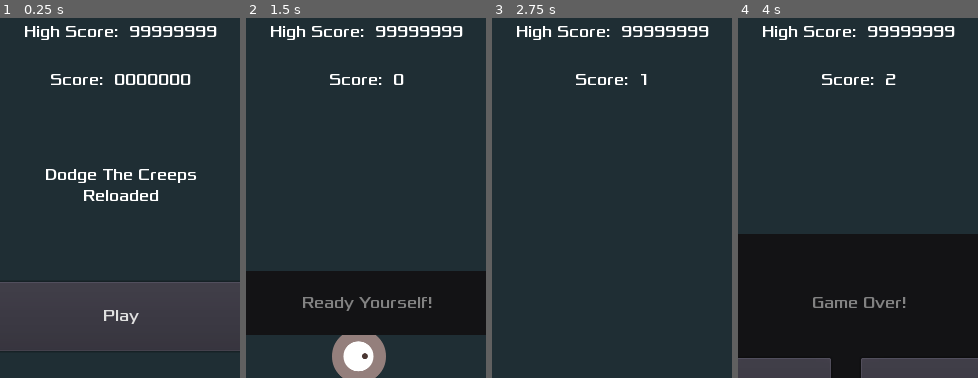
Above: before the commit, frames 1-4 (left to right).
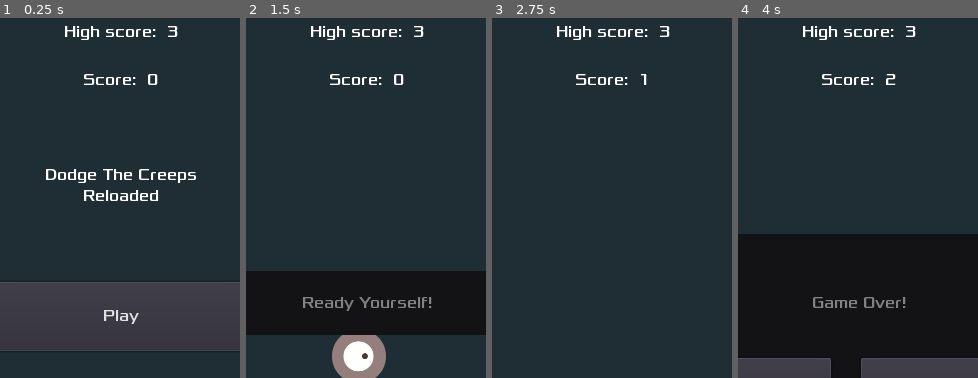
Above: after the commit, the same moments.

Repository: AlixBarreaux/dodge-the-beasties
Game: Godot game, scene res://Scenes/Main.tscn
Two runs of this game, one before a commit and one after it. Both use one fixed random seed, a clock stepped at 60 frames per second and the inputs below.
Inputs:
- Up to frame 1 (0.25 s): no input
- Up to frame 2 (1.5 s): click "Play" at 0.5 s; tap Enter at 1.25 s; hold D (move_right) from 1.28 s (still down)
- Up to frame 3 (2.75 s): release D (move_right) at 2.03 s; hold S (move_down) from 2.03 s (still down)
- Up to frame 4 (4 s): release S (move_down) at 2.78 s; hold D (move_right) 2.78-3.53 s; hold Z (move_up) from 3.53 s (still down)
The pictures show only the part of the screen within x 25-75%, y 3-53%; the shares and areas given below are measured in that part.

The runs differ from the first frame. In frame 1, 2.3% of the frame differs, in the area x 10-91%, y 2-19%; in frame 2, 1.3%; in frame 3, 1.3%; in frame 4, 1.3%.

Commit message:
Add high score system with save file

Diff:
--- a/Scripts/hud.gd
+++ b/Scripts/hud.gd
@@ -48,7 +48,6 @@
 
 
 func update_high_score(high_score: int) -> void:
-	print("update_high_score() triggered")
 	high_score_label.bbcode_text = "[center]High score:  " + str(high_score) + "[/center]"
 	return
 
--- a/Scripts/main.gd
+++ b/Scripts/main.gd
@@ -5,9 +5,10 @@
 
 
 export var mob_scene: PackedScene = null
+export var default_high_score_value: int = 3
 
 var score: int = 0
-var high_score: int = 3
+onready var high_score: int = load_high_score()
 
 
 # Node References:
@@ -20,6 +21,7 @@
 func _ready() -> void:
 	randomize()
 	self._initialize_signals()
+	self._initialize()
 
 
 ############################### DECLARE FUNCTIONS ##############################
@@ -30,8 +32,15 @@
 	return
 
 
+func _initialize() -> void:
+	hud.update_score(self.score)
+	hud.update_high_score(self.high_score)
+	return
+
+
 func new_game() -> void:
 	self.score = 0
+	is_high_score_beat = false
 	hud.update_score(self.score)
 
 	get_tree().call_group("mobs", "queue_free")
@@ -53,6 +62,44 @@
 	$ScoreTimer.stop()
 	$Music.stop()
 	$DeathSound.play()
+
+	if is_high_score_beat:
+		save_high_score(high_score)
+
+
+const SAVE_FILE_DIRECTORY: String = "user://"
+const SAVE_FILE_PATH: String = SAVE_FILE_DIRECTORY + "save.bin"
+
+func save_high_score(value: int) -> void:
+	print("Saving high score!")
+
+	var _save_file: File = File.new()
+	_save_file.open(SAVE_FILE_PATH, File.WRITE)
+	_save_file.store_32(value)
+	_save_file.close()
+
+	return
+
+
+func load_high_score() -> int:
+	var _save_file: File = File.new()
+
+	if not _save_file.file_exists(SAVE_FILE_PATH):
+		print("The save file doesn't exist! Creating it.")
+		save_high_score(default_high_score_value)
+
+	var _error = _save_file.open(SAVE_FILE_PATH, File.READ)
+
+
+	if _error != OK:
+		printerr("(!) ERROR: Couldn't open the save file at path: ", SAVE_FILE_PATH)
+		return default_high_score_value
+
+
+	var saved_high_score = _save_file.get_32()
+	_save_file.close()
+
+	return saved_high_score
 
 
 func _on_MobTimer_timeout() -> void:
@@ -81,7 +128,8 @@
 	compare_score_with_high_score()
 
 	if is_high_score_beat:
-		hud.update_high_score(score)
+		high_score += 1
+		hud.update_high_score(high_score)
 
 	return
 
@@ -89,7 +137,7 @@
 var is_high_score_beat: bool = false
 
 func compare_score_with_high_score() -> void:
-	if score >= high_score:
+	if score > high_score:
 		is_high_score_beat = true
 	return
 
